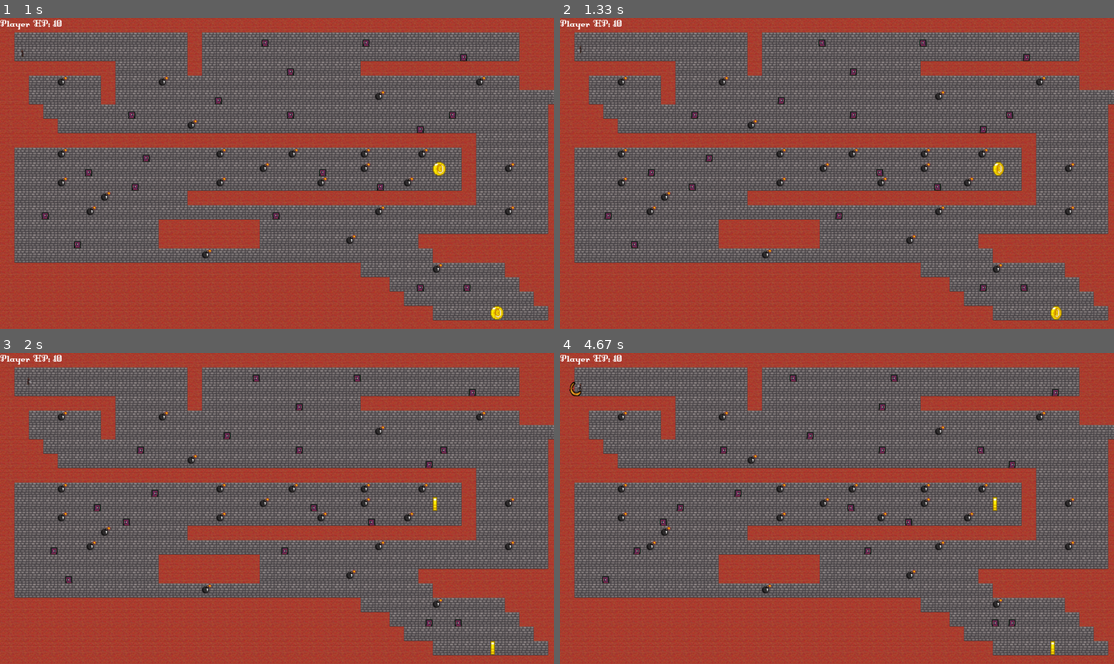
Above: before the commit, frames 1-4 (two rows, left to right).
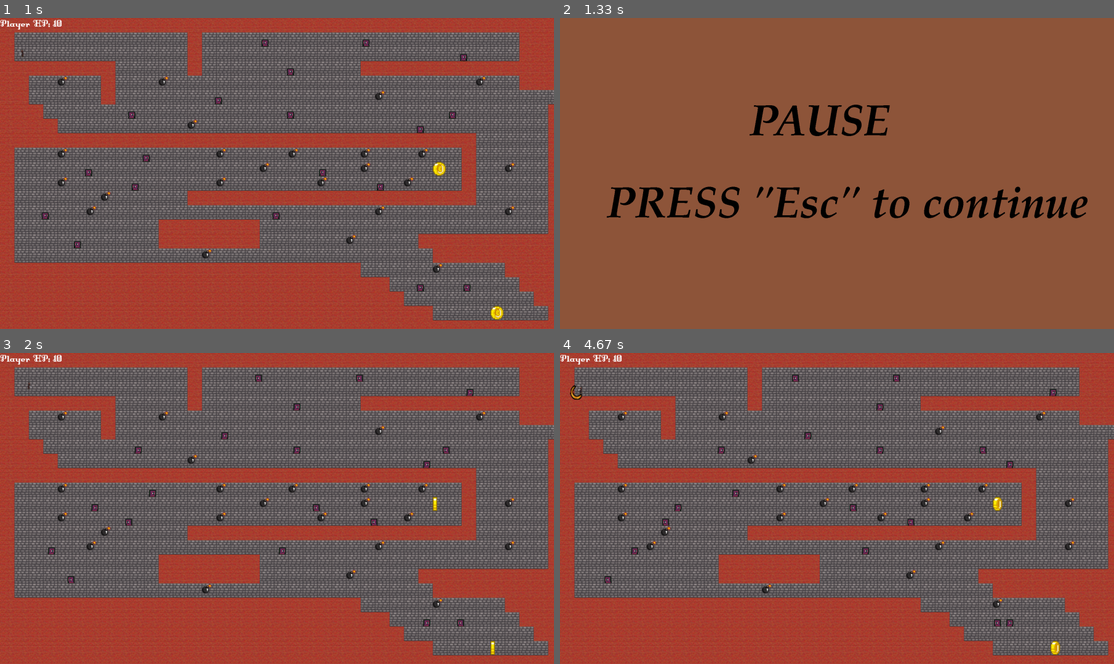
Above: after the commit, the same moments.

Repository: ArtSN7/PyGame-Project
Game: pygame game, started from main_one.py
Two runs of this game, one before a commit and one after it. Both use one fixed random seed, a clock stepped at 60 frames per second and the inputs below.
Inputs (mouse positions are in pixels of both pictures, inside the frame that each line leads up to):
- Up to frame 1 (1 s): hold Right 0.33-0.8 s; hold A from 0.83 s (still down); hold Up from 0.83 s (still down)
- Up to frame 2 (1.33 s): release A at 1.13 s; release Up at 1.13 s; hold Esc from 1.17 s (still down); hold W from 1.17 s (still down)
- Up to frame 3 (2 s): release Esc at 1.47 s; release W at 1.47 s; hold Esc 1.5-1.97 s; hold Right 1.5-1.97 s
- Up to frame 4 (4.67 s): click "Player HP: 10" at 2.05 s; hold Right 2.33-2.8 s; hold A 2.83-3.37 s; hold Down 3.4-3.7 s; click (920, 399) at 3.78 s; hold Left 4.07-4.47 s; click (903, 536) at 4.55 s

Frame 1 is identical in both runs. In frame 2, 95% of the frame differs, in the area x 0-100%, y 0-100%; in frame 3, 0.6%; in frame 4, 0.8%.

Commit message:
final version of it

Diff:
--- a/room_with_en.py
+++ b/room_with_en.py
@@ -491,7 +491,10 @@
 
 
 def go():
-    global time_passed, mon_change_dir, walls_group, tiles_group, attack, moved_once, oy, ox, oy1, ox1, running, win, game_over, atk_timer, player, x, speed, y, all_sprites, surf, all_bombs, all_booms, coin, all_monsters, player_group, player_attacks, all_objects, all_mobs
+    global time_passed, mon_change_dir, walls_group, tiles_group,\
+        attack, moved_once, oy, ox, oy1, ox1, running, win, game_over, \
+        atk_timer, player, x, speed, y, all_sprites, surf, all_bombs, all_booms, coin,\
+        all_monsters, player_group, player_attacks, all_objects, all_mobs, pause, pause_screen
 
     while running:
         if win:
@@ -500,84 +503,97 @@
         elif not game_over:
             attack = False
 
-            for event in pygame.event.get():
-
-                if event.type == pygame.QUIT:
-                    running = False
-
-                if event.type == pygame.MOUSEBUTTONDOWN and event.button == 1 and time_passed - atk_timer >= 400:
-                    if player.orientation == "bot":
-                        PlayerAttack(player.rect.x, player.rect.y + tile_height // 2, player.orientation)
-                    elif player.orientation == "top":
-                        PlayerAttack(player.rect.x, player.rect.y - tile_height // 2, player.orientation)
-                    elif player.orientation == "right":
-                        PlayerAttack(player.rect.centerx, player.rect.y, player.orientation)
-                    elif player.orientation == "left":
-                        PlayerAttack(player.rect.x - tile_width // 4, player.rect.y, player.orientation)
-
-                    player.animate_attacking()
-                    attack = True
-                    atk_timer = time_passed
-
-            keys = pygame.key.get_pressed()
-            ox = oy = ox1 = oy1 = False
-            time_passed = pygame.time.get_ticks()
-            font = pygame.font.Font(None, 30)
-
-            if keys[pygame.K_a] or keys[pygame.K_LEFT]:
-                x -= speed
-                ox = True
-                player.orientation = "left"
-
-            if keys[pygame.K_d] or keys[pygame.K_RIGHT]:
-                x += speed
-                ox1 = True
-                player.orientation = "right"
-
-            if keys[pygame.K_w] or keys[pygame.K_UP]:
-                y -= speed
-                oy = True
-                player.orientation = "top"
-
-            if keys[pygame.K_s] or keys[pygame.K_DOWN]:
-                y += speed
-                oy1 = True
-                player.orientation = "bot"
-
-            if not ox and not ox1 and not oy and not oy1:
-                moved_once = False
+            if pause == -1:
+                screen.blit(pause_fon, (0, 0))
+                pygame.display.flip()
+                for event in pygame.event.get():
+                    if event.type == pygame.QUIT:
+                        running = False
+
+                    if event.type == pygame.KEYDOWN and event.key == pygame.K_ESCAPE:
+                        pause = pause * -1
             else:
-                moved_once = True
-
-            all_sprites.draw(surf)
-            screen.blit(surf, (0, 0))
-            player.update()
-            all_bombs.update()
-            for boom in all_booms.sprites():
-                boom.countdown += 1
-                if boom.countdown >= 20:
-                    boom.kill()
-
-            all_bombs.draw(screen)
-            all_booms.draw(screen)
-
-            all_monsters.update()
-            coin.update()
-            player_attacks.update()
-
-            all_monsters.draw(screen)
-            player_attacks.draw(screen)
-            player_group.draw(screen)
-            coin.draw(screen)
-
-            font1 = pygame.font.Font('fonts\\DungeonFont.ttf', 40)
-            text2 = font1.render(f'Player HP: {str(player.HP)}', True, (255, 255, 255))
-            screen.blit(text2, (0, 0))
-
-            clock.tick(FPS)
-            pygame.display.flip()
-            attack = True
-            screen.fill((255, 255, 255))
+                for event in pygame.event.get():
+
+                    if event.type == pygame.QUIT:
+                        running = False
+
+                    if event.type == pygame.KEYDOWN and event.key == pygame.K_ESCAPE:
+                        pause = pause * -1
+
+                    if event.type == pygame.MOUSEBUTTONDOWN and event.button == 1 and time_passed - atk_timer >= 400:
+                        if player.orientation == "bot":
+                            PlayerAttack(player.rect.x, player.rect.y + tile_height // 2, player.orientation)
+                        elif player.orientation == "top":
+                            PlayerAttack(player.rect.x, player.rect.y - tile_height // 2, player.orientation)
+                        elif player.orientation == "right":
+                            PlayerAttack(player.rect.centerx, player.rect.y, player.orientation)
+                        elif player.orientation == "left":
+                            PlayerAttack(player.rect.x - tile_width // 4, player.rect.y, player.orientation)
+
+                        player.animate_attacking()
+                        attack = True
+                        atk_timer = time_passed
+
+                keys = pygame.key.get_pressed()
+                ox = oy = ox1 = oy1 = False
+                time_passed = pygame.time.get_ticks()
+                font = pygame.font.Font(None, 30)
+
+                if keys[pygame.K_a] or keys[pygame.K_LEFT]:
+                    x -= speed
+                    ox = True
+                    player.orientation = "left"
+
+                if keys[pygame.K_d] or keys[pygame.K_RIGHT]:
+                    x += speed
+                    ox1 = True
+                    player.orientation = "right"
+
+                if keys[pygame.K_w] or keys[pygame.K_UP]:
+                    y -= speed
+                    oy = True
+                    player.orientation = "top"
+
+                if keys[pygame.K_s] or keys[pygame.K_DOWN]:
+                    y += speed
+                    oy1 = True
+                    player.orientation = "bot"
+
+                if not ox and not ox1 and not oy and not oy1:
+                    moved_once = False
+                else:
+                    moved_once = True
+
+                all_sprites.draw(surf)
+                screen.blit(surf, (0, 0))
+                player.update()
+                all_bombs.update()
+                for boom in all_booms.sprites():
+                    boom.countdown += 1
+                    if boom.countdown >= 20:
+                        boom.kill()
+
+                all_bombs.draw(screen)
+                all_booms.draw(screen)
+
+                all_monsters.update()
+                coin.update()
+                player_attacks.update()
+
+                all_monsters.draw(screen)
+                player_attacks.draw(screen)
+                player_group.draw(screen)
+                coin.draw(screen)
+
+                font1 = pygame.font.Font('fonts\\DungeonFont.ttf', 40)
+                text2 = font1.render(f'Player HP: {str(player.HP)}', True, (255, 255, 255))
+                screen.blit(text2, (0, 0))
+
+                clock.tick(FPS)
+                pygame.display.flip()
+                attack = True
+                screen.fill((255, 255, 255))
 
         else:
             end_screen()
@@ -631,3 +647,5 @@
 attack = True
 win = False
 moved_once = False
+pause = 1
+pause_fon = load_image('pause.png')
Binary file added: data/pause.png
